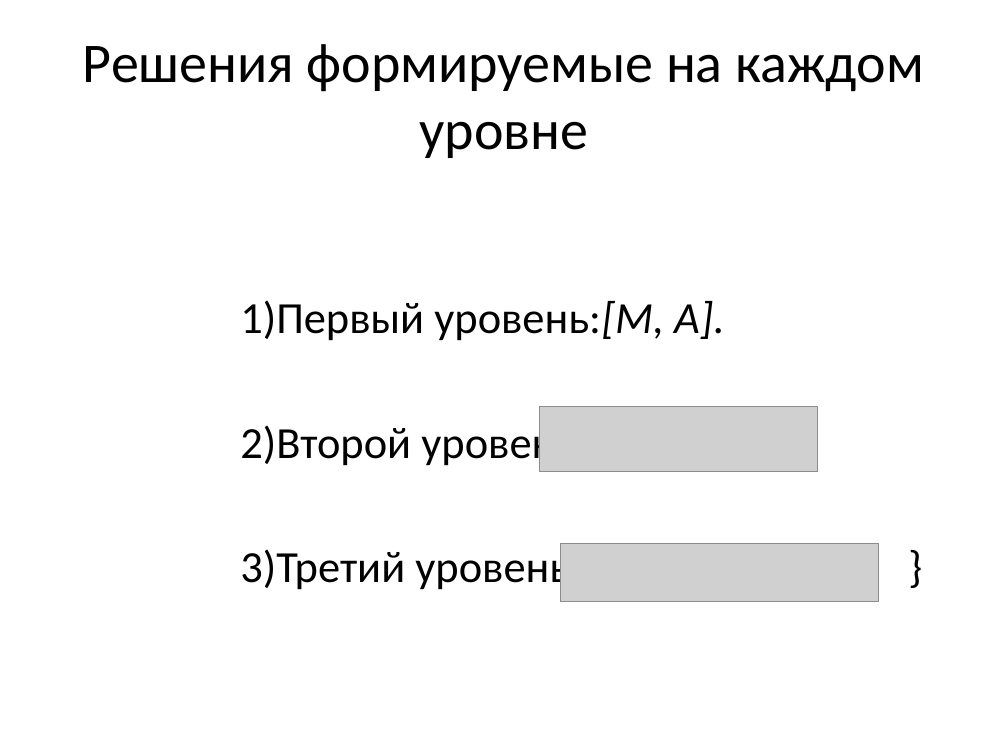
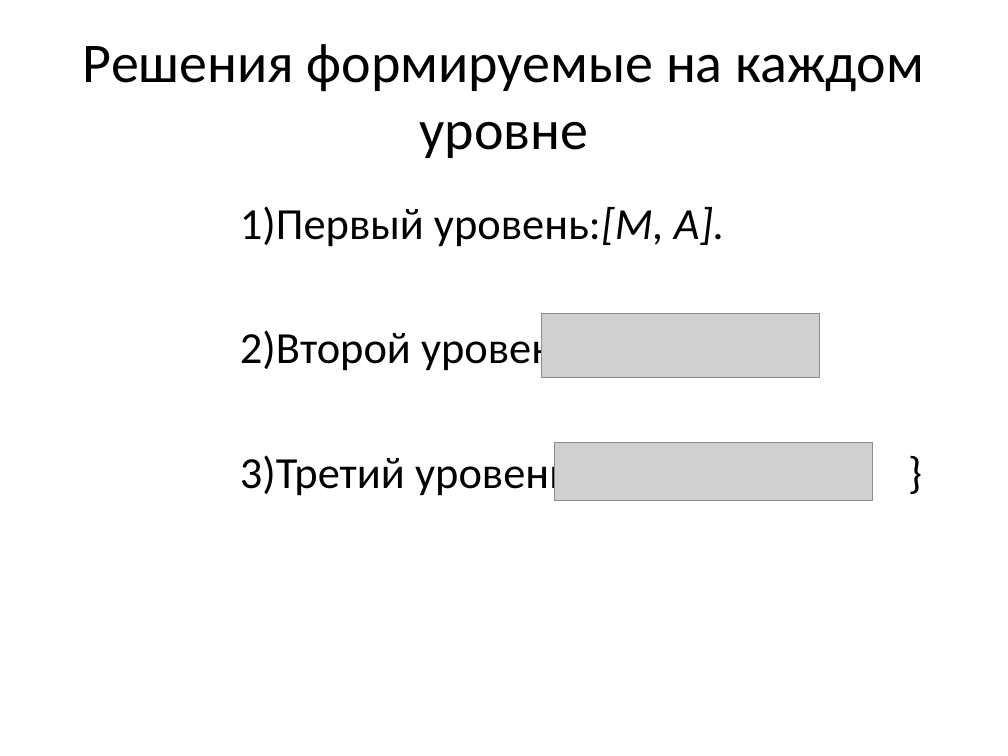
Before and after one commit to sasha2567/diplom, a slide deck: slide 10 of К защите/Саша/В диплом/На защиту/На защиту.pptx (slide 13 before the commit). Drawn at 1008x756 pixels with LibreOffice and Linux fonts; fonts in the diff are those of the drawing; grey boxes stand for pictures. Boxes give left, top, right and bottom in pixels: in the first picture for what was removed or moved away, otherwise in the second. Text is boxed around its words. In the diff, an @@ line names an element or a change of style, - is before the commit and + after.

```diff
--- a/К защите/Саша/В диплом/На защиту/На защиту.pptx
+++ b/К защите/Саша/В диплом/На защиту/На защиту.pptx
@@ text "Первый уровень:[М, А].": place and size @@
-text "Первый уровень:[М, А]." at <box>240,300,725,594</box>
+text "Первый уровень:[М, А]." at <box>240,206,725,499</box>
@@ picture: place and size @@
-picture at <box>541,407,818,472</box>
+picture at <box>542,313,819,378</box>
@@ picture added at <box>554,443,873,501</box> @@
@@ picture removed at <box>561,543,879,602</box> @@
```
Also in this commit, not shown: 2 other slides changed, 3 slides added, 1 slide removed, 1 other file.
